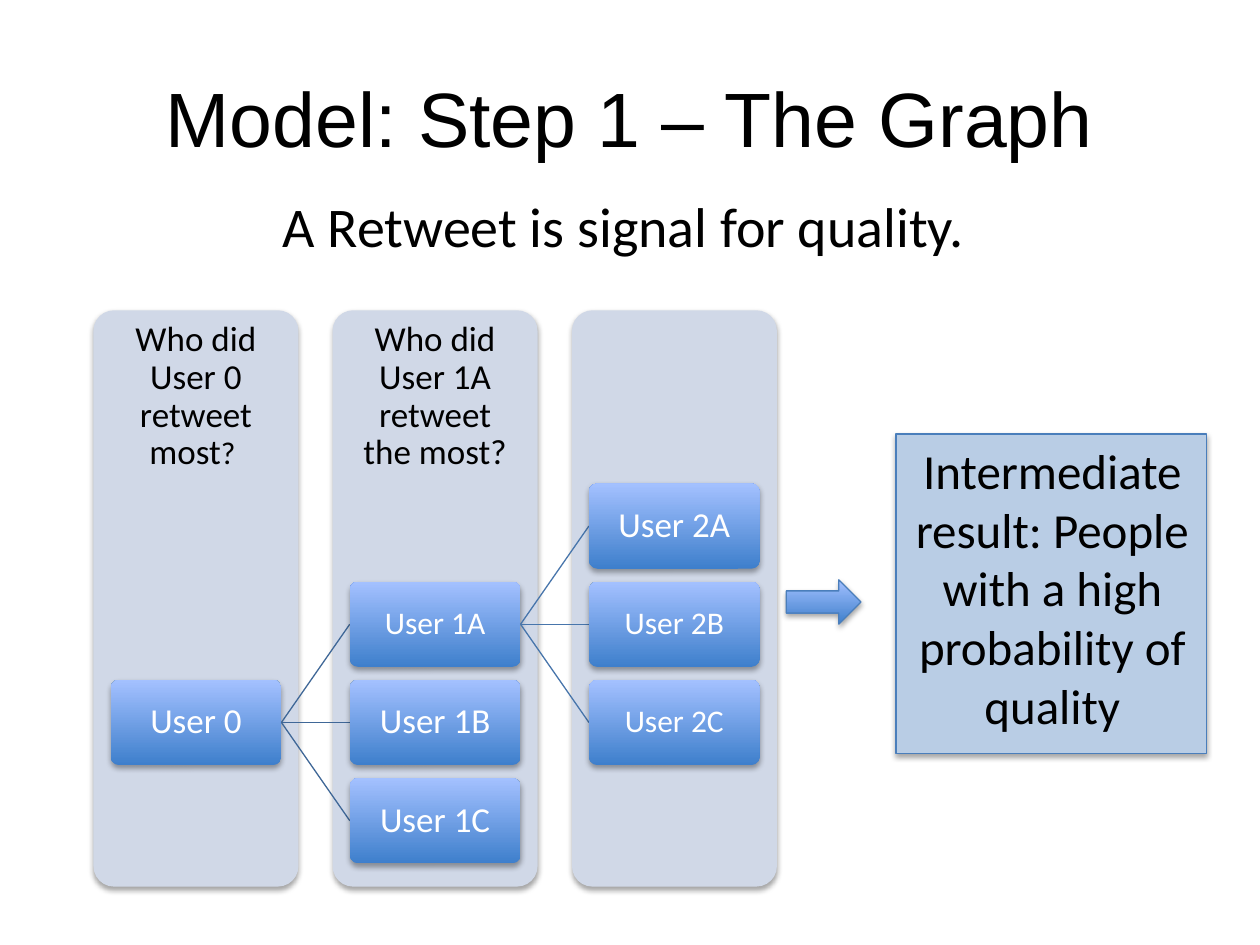
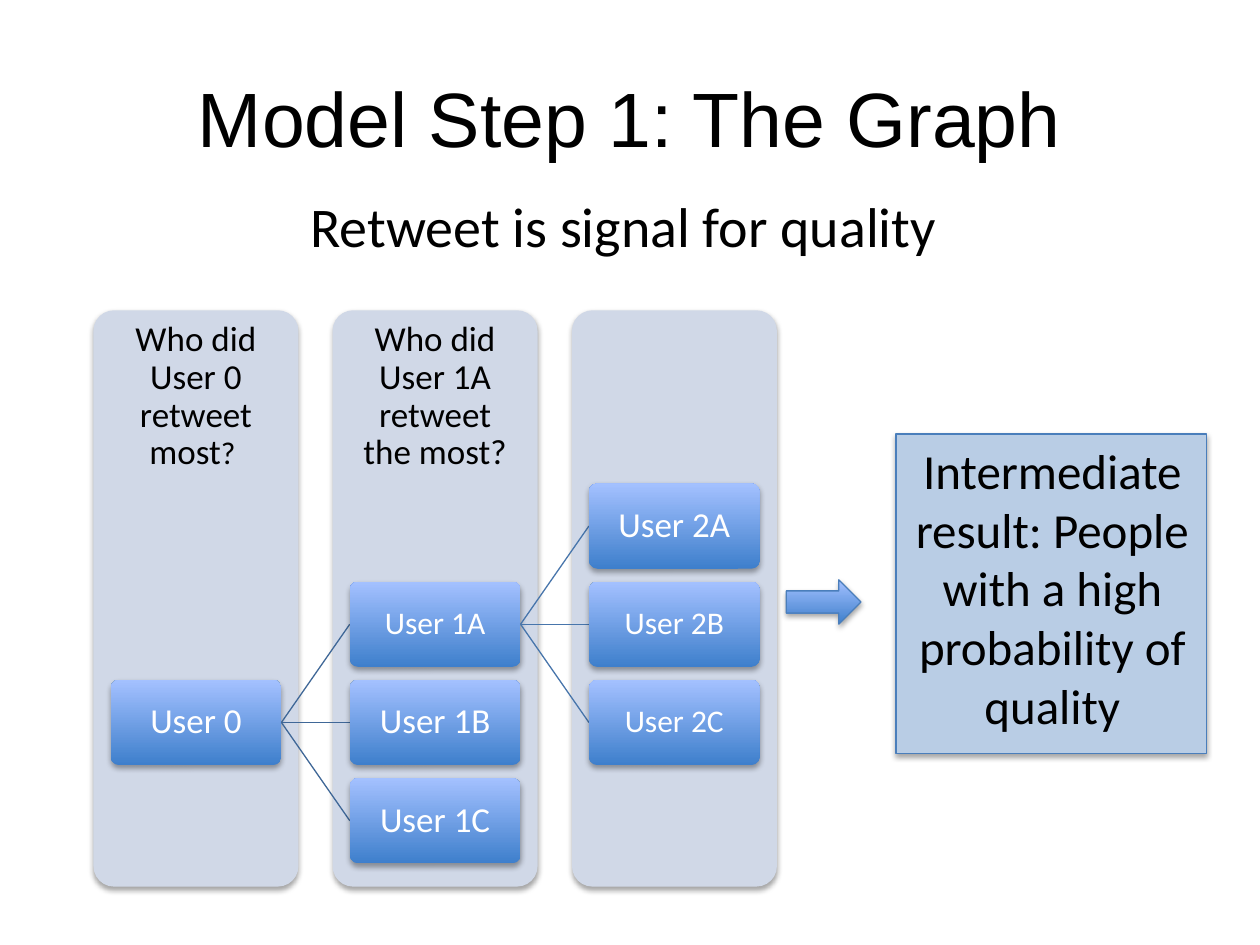
Before and after one commit to susiexsun/capstone_project, a slide deck: slide 5 of capstone_presentation.pptx. Drawn at 1260x945 pixels with LibreOffice and Linux fonts; fonts in the diff are those of the drawing. Boxes give left, top, right and bottom in pixels: in the first picture for what was removed or moved away, otherwise in the second. Text is boxed around its words. In the diff, an @@ line names an element or a change of style, - is before the commit and + after.

```diff
--- a/capstone_presentation.pptx
+++ b/capstone_presentation.pptx
@@ title at [198,91,1061,162]: text changed @@
-Model: Step 1 – The Graph
+Model Step 1: The Graph
@@ text at [310,208,935,257]: text changed @@
-A Retweet is signal for quality.
+Retweet is signal for quality
```
Also in this commit, not shown: 5 other slides changed, 2 slides added, 1 slide removed, 7 other files.
